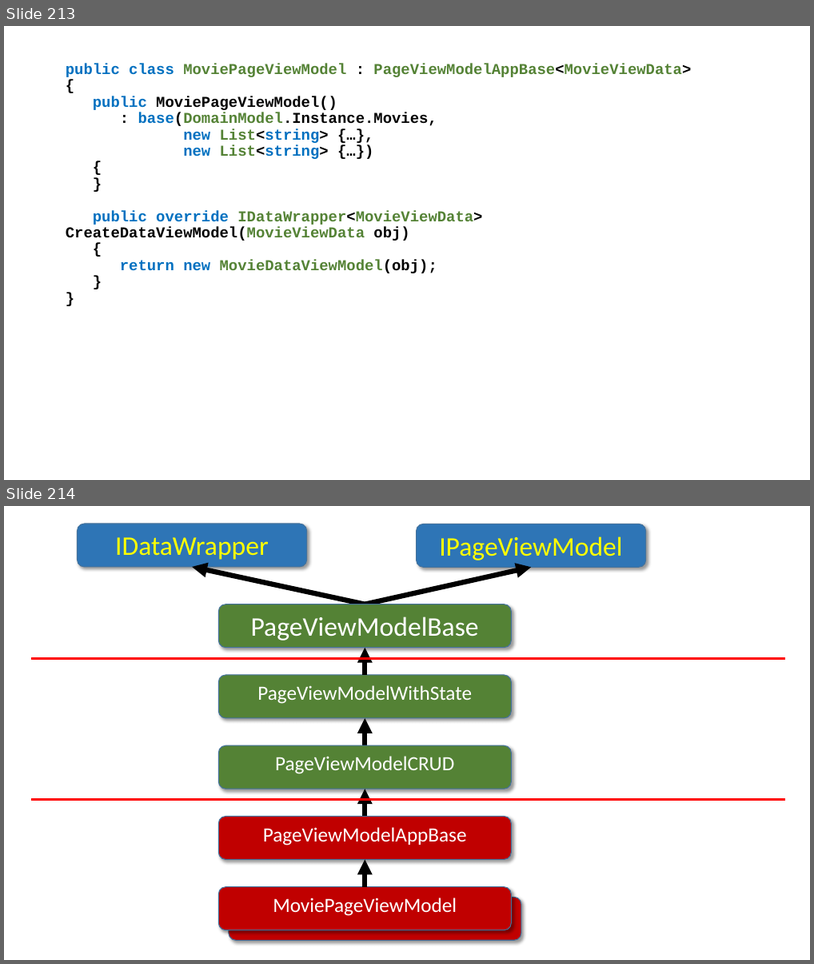
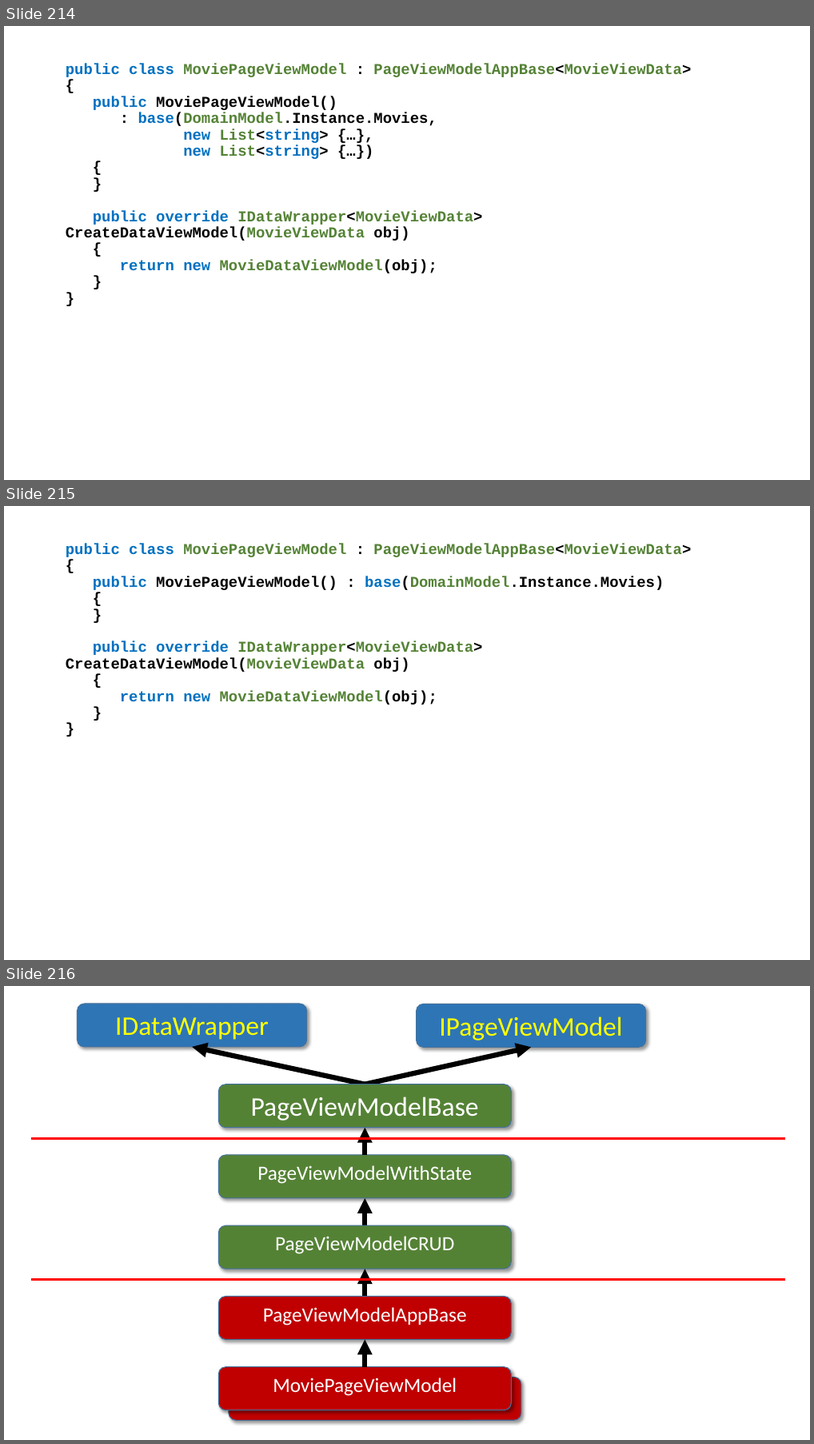
Before and after one commit to perl-easj/Teaching-materials, a slide deck: CSharpProgramming/Presentations/MVVMStarter/MVVMStarter2018 Class Library.pptx. Shown one above the other, each under a label of ours: slides 213 and 214 before the commit, slides 214, 215 and 216 after it. The pictures are 814x964 and 814x1444 pixels, drawn with LibreOffice and Linux fonts; fonts in the diff are those of the drawing. Boxes give left, top, right and bottom in pixels: in the first picture for what was removed or moved away, otherwise in the second. Text is boxed around its words. In the diff, an @@ line names an element or a change of style, - is before the commit and + after.

```diff
--- a/CSharpProgramming/Presentations/MVVMStarter/MVVMStarter2018 Class Library.pptx
+++ b/CSharpProgramming/Presentations/MVVMStarter/MVVMStarter2018 Class Library.pptx
@@ slide 215 added at box(4, 506, 810, 960), background #FFFFFF @@
@@ text added at box(66, 544, 691, 704), 18 pt, text #548235, bold @@
+public class MoviePageViewModel : PageViewModelAppBase<MovieViewData>
+{
+public MoviePageViewModel() : base(DomainModel.Instance.Movies)
+{
+}
+public override IDataWrapper<MovieViewData> CreateDataViewModel(MovieViewData obj)
+{
+return new MovieDataViewModel(obj);
+}
+}
@@ what was slide 213 is now slide 214 @@
@@ what was slide 214 is now slide 216 @@
```
Also in this commit, not shown: 21 slides changed, 1 other slide added.
